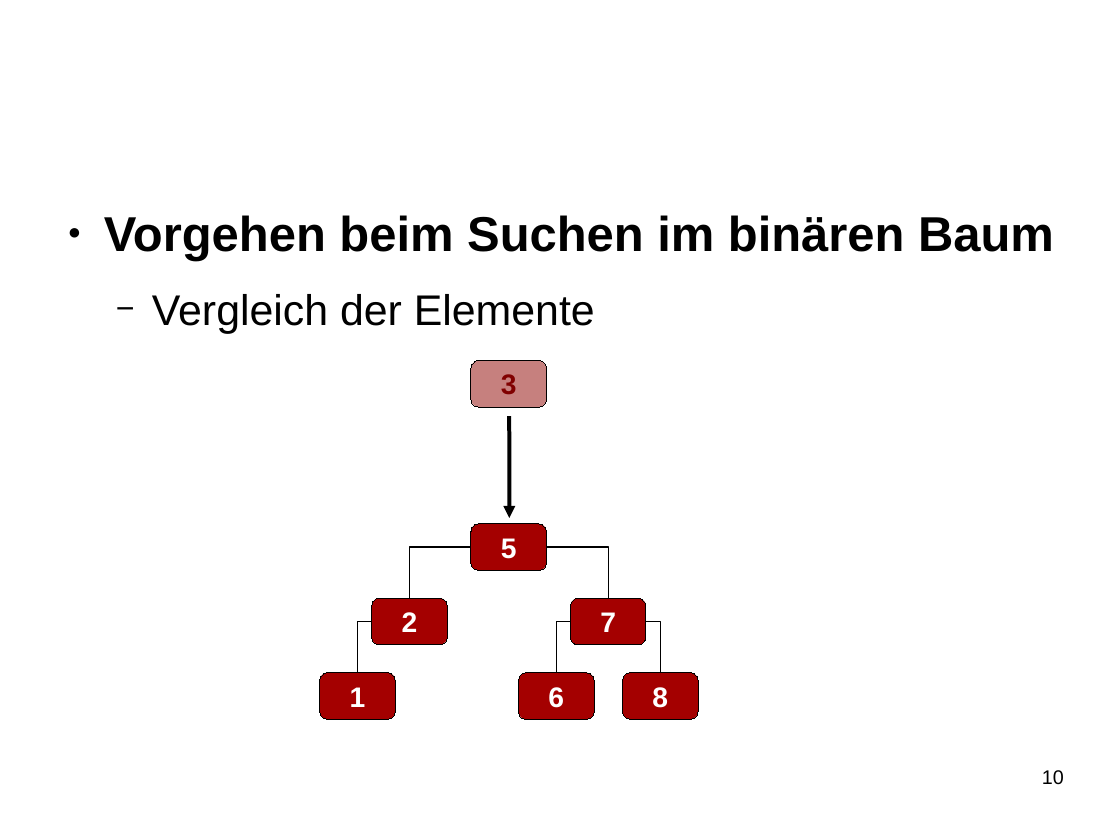
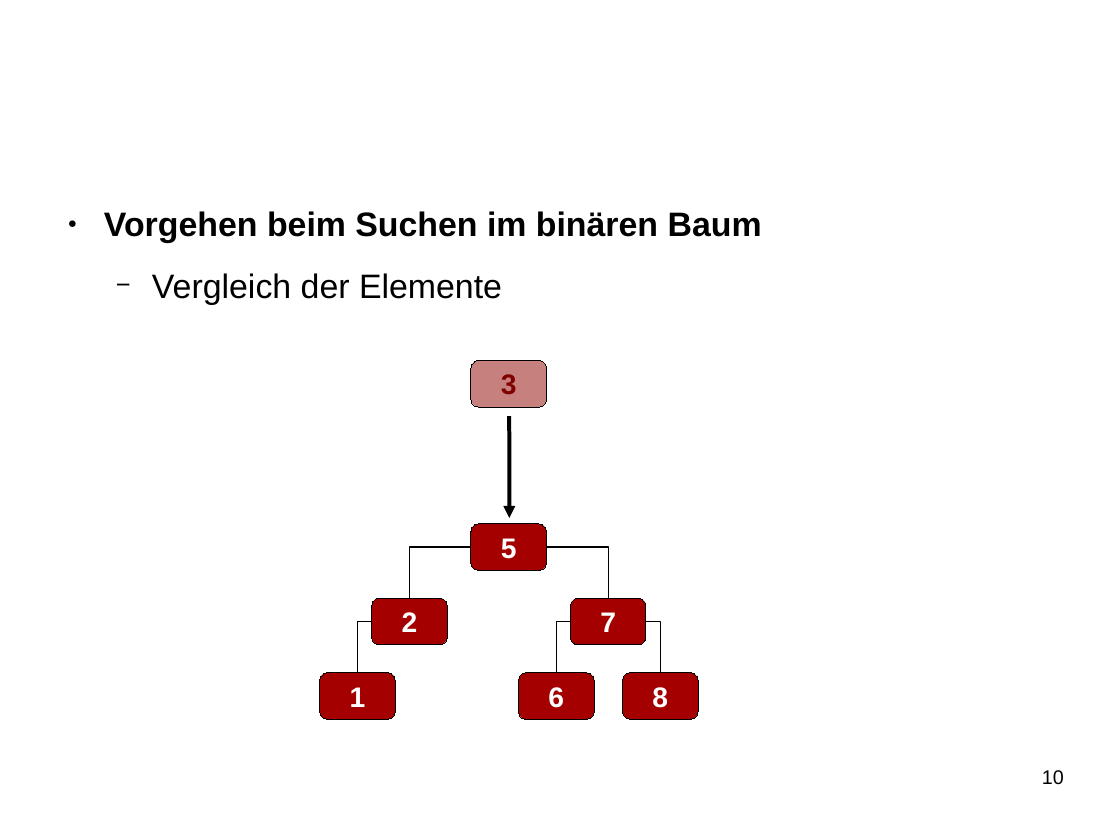
Before and after one commit to SeminararbeitCFS/main, a slide deck: slide 10 of vortrag/vortrag_CFS.odp. Drawn at 1120x840 pixels with LibreOffice and Linux fonts; fonts in the diff are those of the drawing; background and template pictures are left out. Boxes give left, top, right and bottom in pixels: in the first picture for what was removed or moved away, otherwise in the second. Text is boxed around its words. In the diff, an @@ line names an element or a change of style, - is before the commit and + after.

```diff
--- a/vortrag/vortrag_CFS.odp
+++ b/vortrag/vortrag_CFS.odp
@@ text "Vorgehen beim Suchen im binären ..." at [104, 211, 762, 305]: size 34.7 to 24 pt in "Vorgehen beim Suchen im binären Baum"; size 30.4 to 24 pt in "Vergleich der Elemente" @@
```
Also in this commit, not shown: 3 other slides changed, 1 slide added, 1 slide removed.
